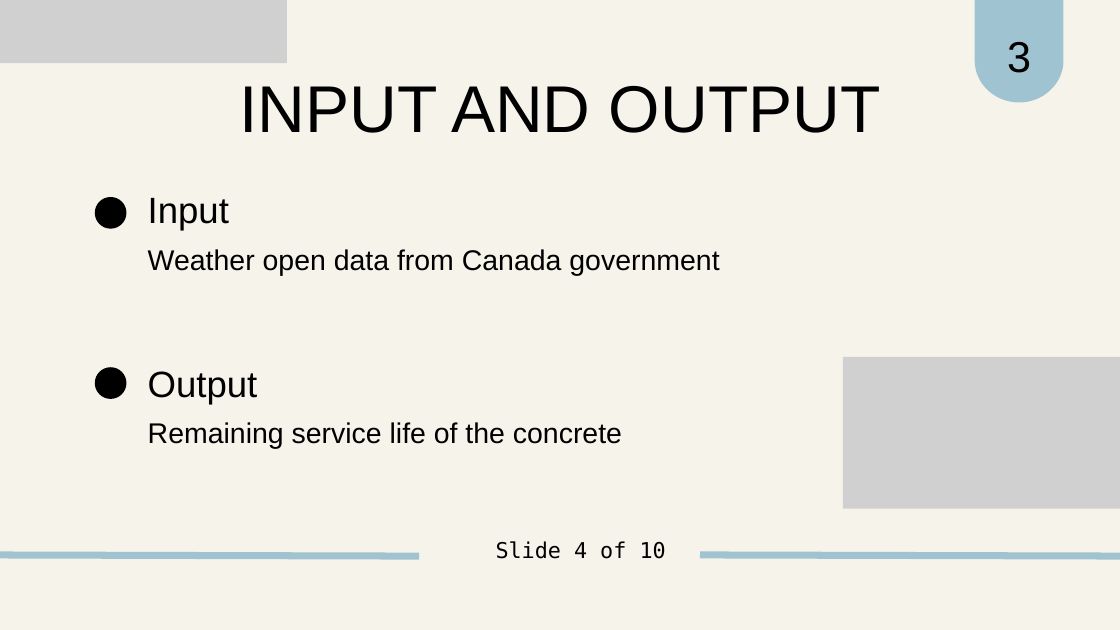
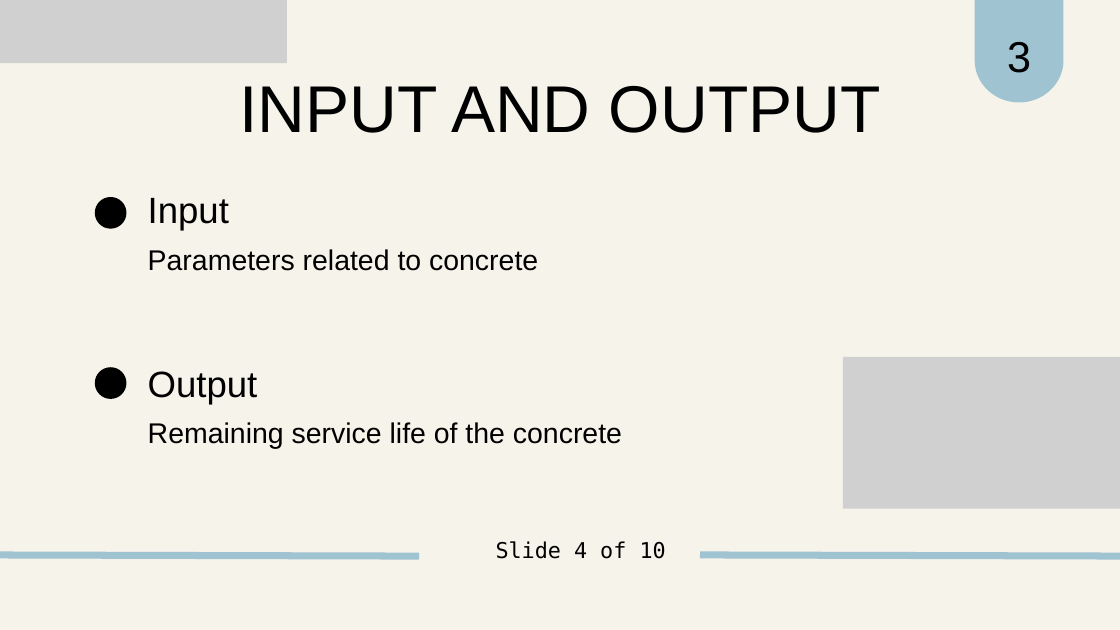
Before and after one commit to kypss94132/CAS741_YiLeng-Chen, a slide deck: slide 5 of docs/Presentations/SRSPresentation .pptx. Drawn at 1120x630 pixels with LibreOffice and Linux fonts; fonts in the diff are those of the drawing; grey boxes stand for pictures. Boxes give left, top, right and bottom in pixels: in the first picture for what was removed or moved away, otherwise in the second. Text is boxed around its words. In the diff, an @@ line names an element or a change of style, - is before the commit and + after.

```diff
--- a/docs/Presentations/SRSPresentation .pptx
+++ b/docs/Presentations/SRSPresentation .pptx
@@ text at (148,249,538,271): text changed @@
-Weather open data from Canada government
+Parameters related to concrete
```
Also in this commit, not shown: 2 other slides changed, 3 slides added, 3 slides removed.
